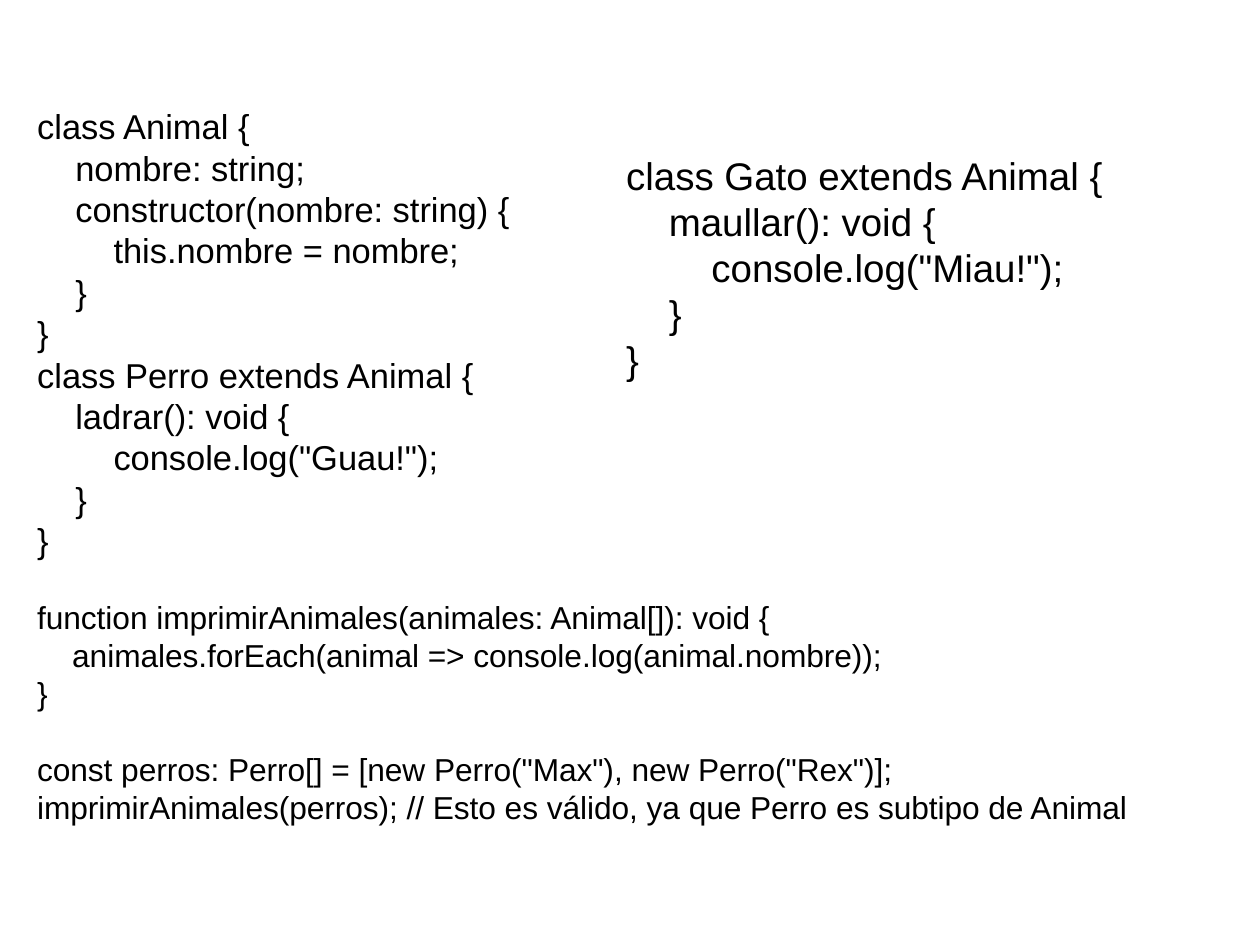
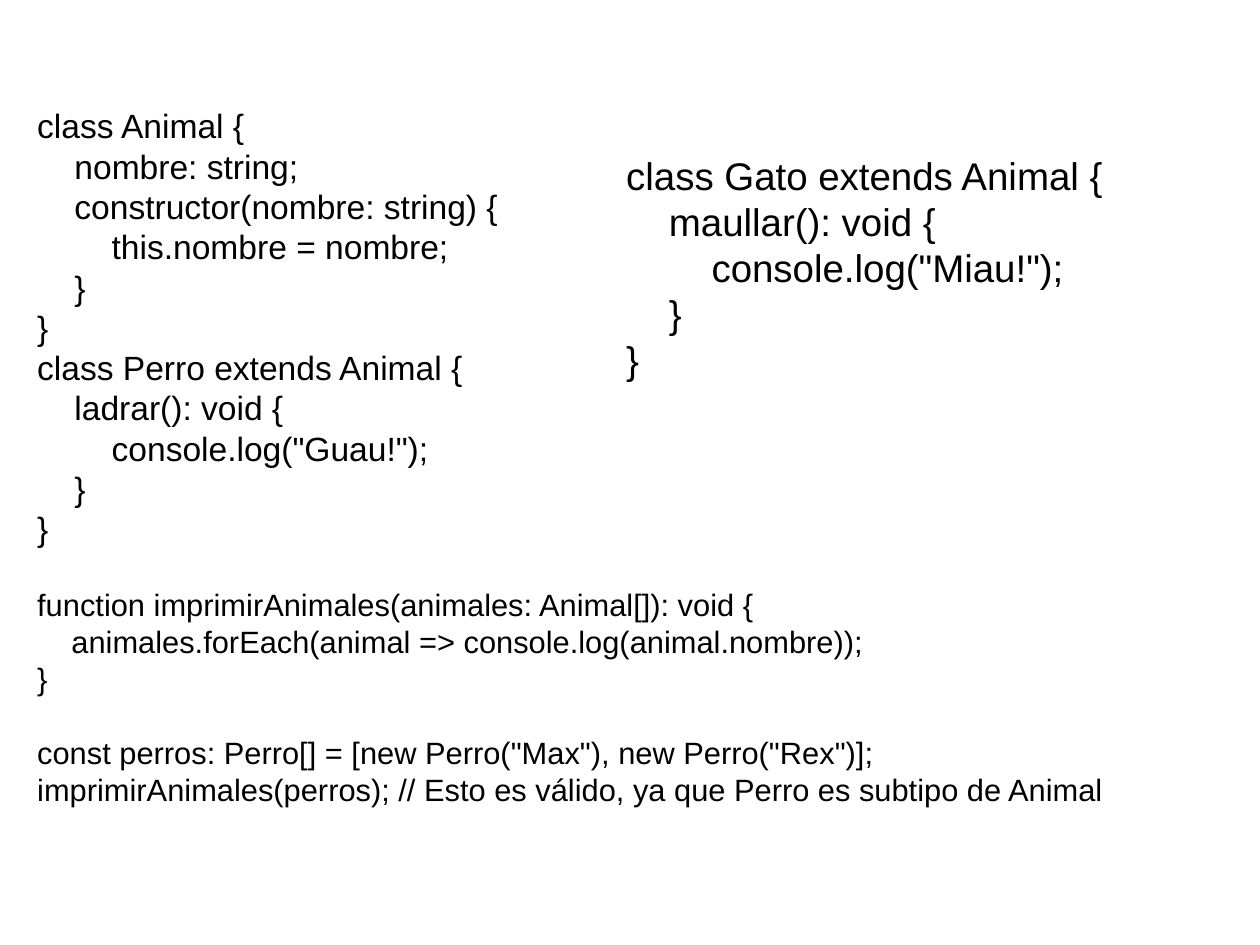
Before and after one commit to emanuelpeg/paradigmaUAP2024, a slide deck: slide 14 of funcional/clase3.pptx. Drawn at 1260x945 pixels with LibreOffice and Linux fonts; fonts in the diff are those of the drawing; background and template pictures are left out. Boxes give left, top, right and bottom in pixels: in the first picture for what was removed or moved away, otherwise in the second. Text is boxed around its words. In the diff, an @@ line names an element or a change of style, - is before the commit and + after.

```diff
--- a/funcional/clase3.pptx
+++ b/funcional/clase3.pptx
@@ text "class Animal {" at [37, 113, 1102, 806]: size 19.7 to 19.2 pt in "class Animal {", "nombre: string;", "constructor(nombre: string) {", "this.nombre = nombre;" and 7 more places; size 18 to 17.6 pt in "function imprimirAnimales(animales: Animal[]): void {", "animales.forEach(animal => console.log(animal.nombre));", "}", "const perros: Perro[] = [new Perro("Max"), new ..." and 1 more places @@
```
Also in this commit, not shown: 2 other slides changed, 11 slides added, 10 other files.
